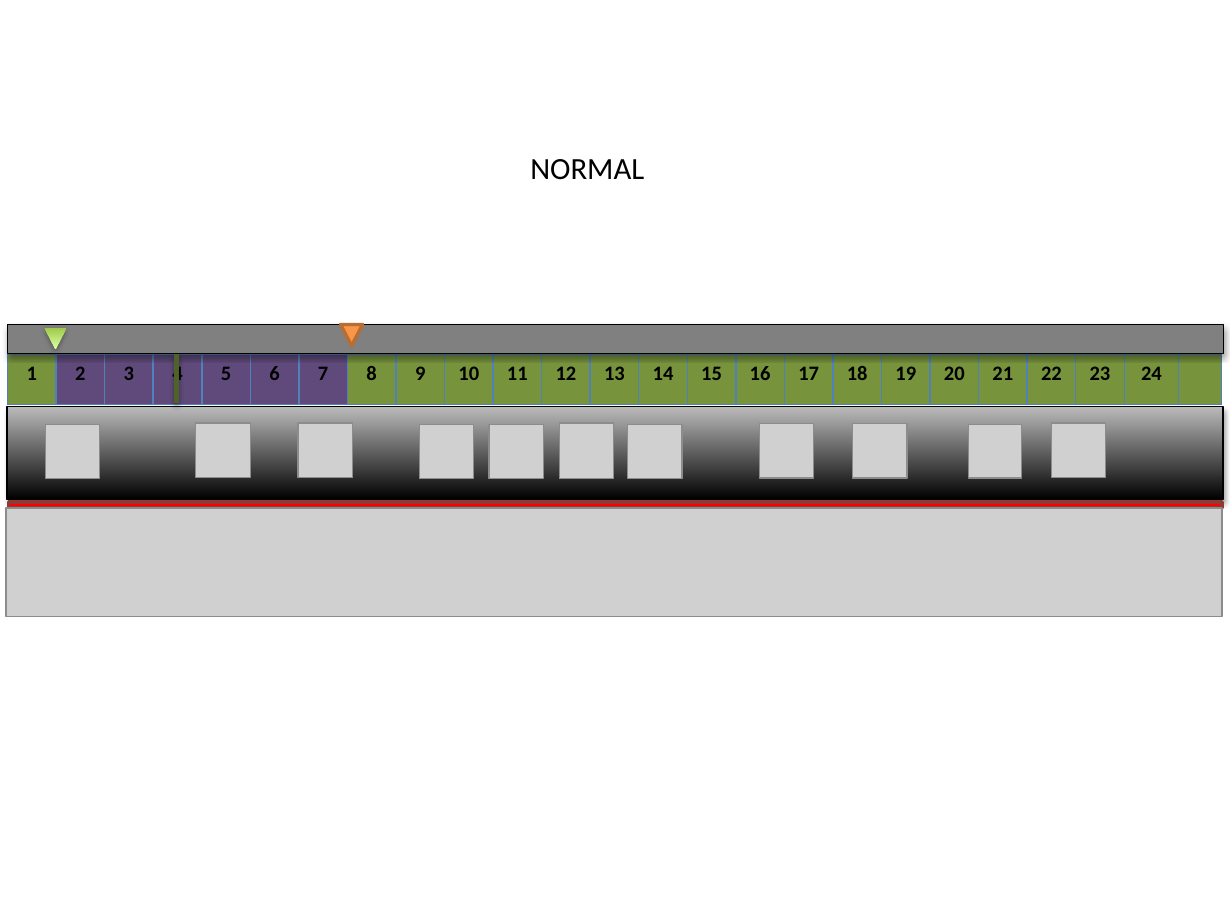
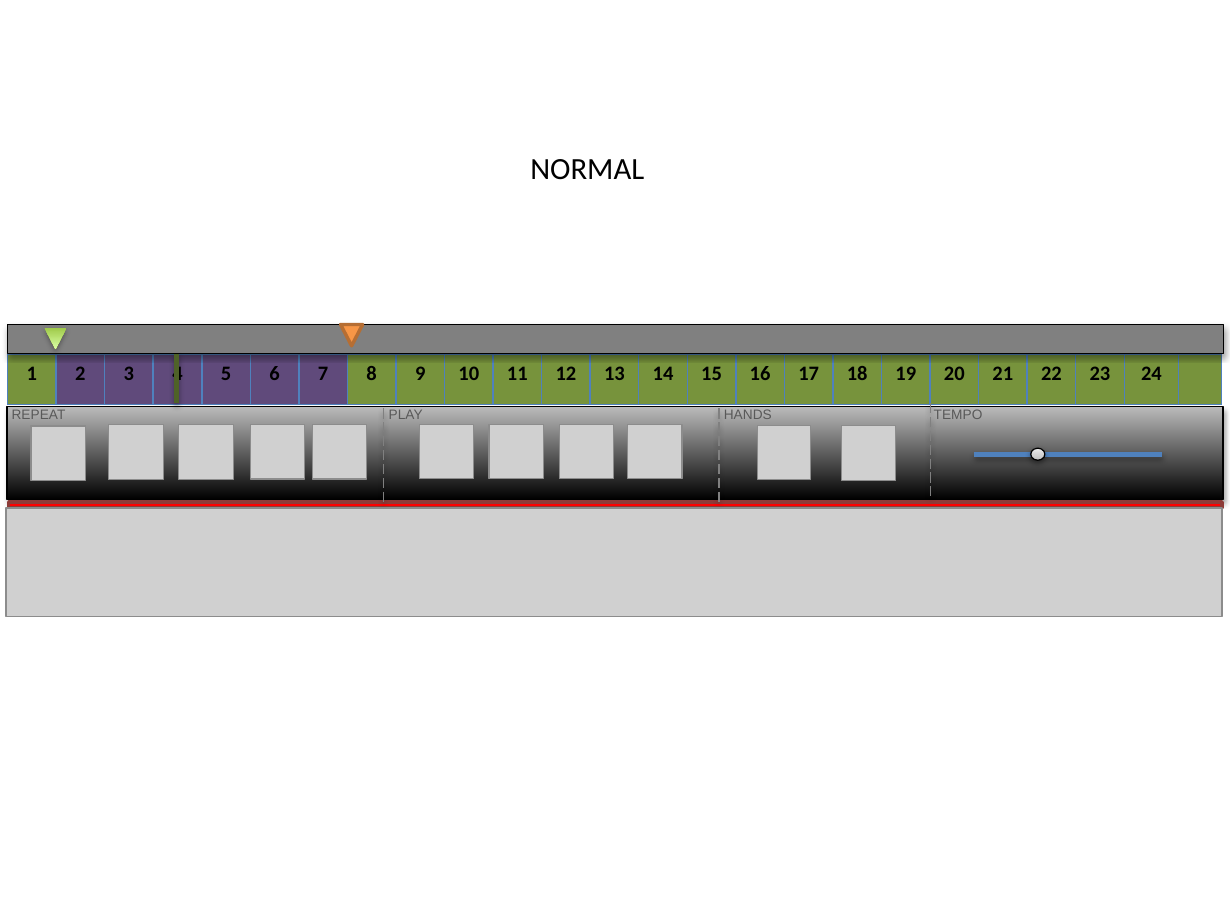
Before and after one commit to etayki/heyDude, a slide deck: slide 1 of GraphicDesign.pptx. Drawn at 1232x924 pixels with LibreOffice and Linux fonts; fonts in the diff are those of the drawing; grey boxes stand for pictures. Boxes give left, top, right and bottom in pixels: in the first picture for what was removed or moved away, otherwise in the second. Text is boxed around its words. In the diff, an @@ line names an element or a change of style, - is before the commit and + after.

```diff
--- a/GraphicDesign.pptx
+++ b/GraphicDesign.pptx
@@ text added at [12, 410, 66, 419], 8 pt, text #595959 @@
+REPEAT
@@ line added from (383, 409) to (383, 501), #808080 0.75 pt dashed @@
@@ text added at [389, 410, 423, 419], 8 pt, text #595959 @@
+PLAY
@@ line added from (719, 409) to (719, 501), #808080 0.75 pt dashed @@
@@ text added at [724, 410, 772, 419], 8 pt, text #595959 @@
+HANDS
@@ line added from (930, 403) to (930, 496), #808080 0.75 pt dashed @@
@@ text added at [934, 410, 983, 419], 8 pt, text #595959 @@
+TEMPO
@@ picture: place and size @@
-picture at [46, 424, 100, 478]
+picture at [31, 426, 85, 480]
@@ picture: place and size @@
-picture at [196, 423, 251, 478]
+picture at [108, 425, 164, 480]
@@ picture: place and size @@
-picture at [298, 423, 354, 478]
+picture at [179, 425, 234, 480]
@@ picture: place and size @@
-picture at [759, 424, 813, 478]
+picture at [250, 425, 304, 479]
@@ picture: place and size @@
-picture at [853, 424, 907, 478]
+picture at [313, 425, 367, 479]
@@ picture: place and size @@
-picture at [968, 424, 1021, 478]
+picture at [758, 426, 811, 480]
@@ picture: place and size @@
-picture at [1051, 423, 1105, 478]
+picture at [841, 426, 896, 482]
@@ ellipse added at [1031, 448, 1045, 461], fill gradient #BDBDBD to #D1D1D1 to #EEEEEE, outline #000000 0.75 pt @@
@@ line added from (975, 455) to (1163, 455), #4F81BD 3 pt @@
```
Also in this commit, not shown: 1 other slide changed.
